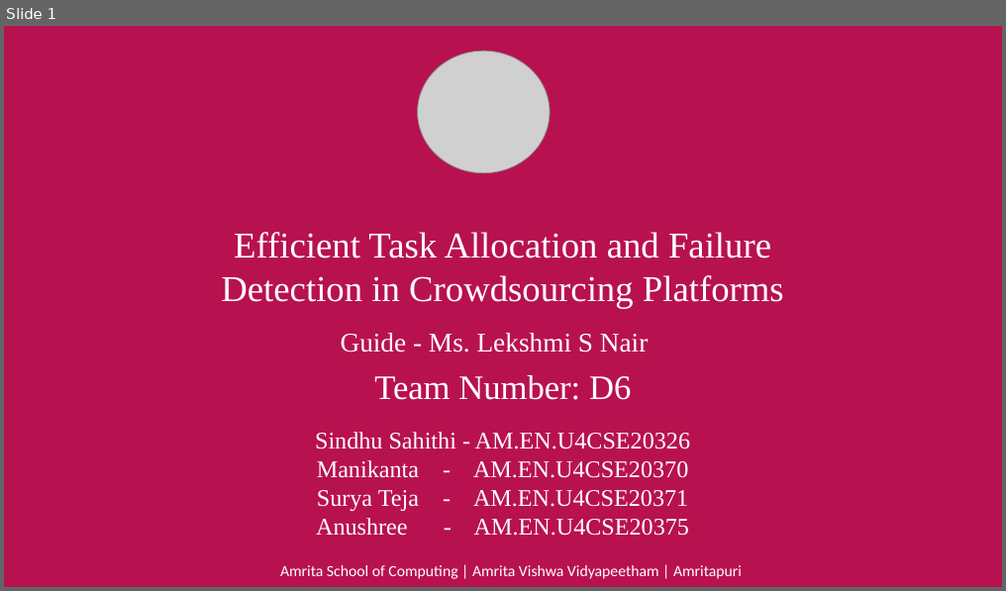
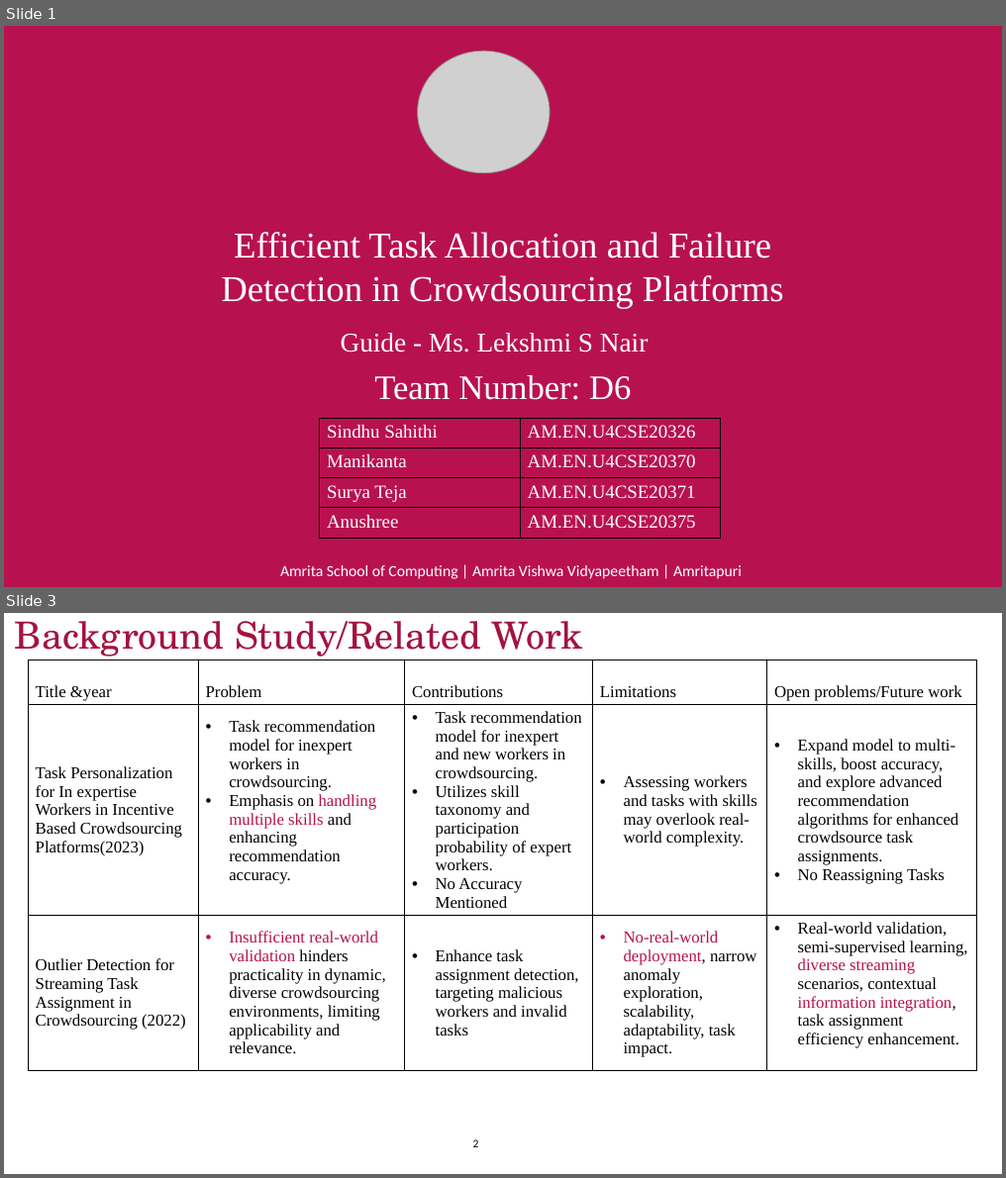
Before and after one commit to manikantathota23/Effective-Task-Allocation-and-Failure-detection, a slide deck: Documentation/First_review_D6.pptx. Shown one above the other, each under a label of ours: slide 1 before the commit, slides 1 and 3 after it; the slides between them are not shown. The pictures are 1006x591 and 1006x1178 pixels, drawn with LibreOffice and Linux fonts; fonts in the diff are those of the drawing; grey boxes stand for pictures; background and template pictures are left out. Boxes give left, top, right and bottom in pixels: in the first picture for what was removed or moved away, otherwise in the second. Text is boxed around its words. In the diff, an @@ line names an element or a change of style, - is before the commit and + after.

```diff
--- a/Documentation/First_review_D6.pptx
+++ b/Documentation/First_review_D6.pptx
@@ slide 3 added at (4, 613, 1002, 1174), background #FFFFFF @@
@@ title added at (15, 621, 583, 657), 36 pt, text #A4123F @@
+Background Study/Related Work
@@ table added at (28, 661, 977, 1102), 3 rows, 5 columns @@
+Title &year | Problem | Contributions | Limitations | Open problems/Future work
+Task Personalization for In expertise Workers in Incentive Based Crowdsourcing Platforms(2023) | Task recommendation model for inexpert workers in crowdsourcing. / Emphasis on handling multiple skills and enhancing recommendation accuracy. | Task recommendation model for inexpert and new workers in crowdsourcing. / Utilizes skill taxonomy and participation probability of expert workers. / No Accuracy Mentioned | Assessing workers and tasks with skills may overlook real-world complexity. | Expand model to multi-skills, boost accuracy, and explore advanced recommendation algorithms for enhanced crowdsource task assignments. / No Reassigning Tasks
+Outlier Detection for Streaming Task Assignment in Crowdsourcing (2022) | Insufficient real-world validation hinders practicality in dynamic, diverse crowdsourcing environments, limiting applicability and relevance. | Enhance task assignment detection, targeting malicious workers and invalid tasks | No-real-world deployment, narrow anomaly exploration, scalability, adaptability, task impact. | Real-world validation, semi-supervised learning, diverse streaming scenarios, contextual information integration, task assignment efficiency enhancement.
@@ text added at (473, 1140, 479, 1148), 11 pt, text #000000 @@
+2
@@ slide 1 changed as well @@
@@ text at (315, 432, 690, 536): paragraphs removed @@
-Sindhu Sahithi - AM.EN.U4CSE20326
-Manikanta - AM.EN.U4CSE20370
-Surya Teja - AM.EN.U4CSE20371
-Anushree - AM.EN.U4CSE20375
@@ table added at (319, 418, 721, 538), 4 rows, 2 columns @@
+Sindhu Sahithi | AM.EN.U4CSE20326
+Manikanta | AM.EN.U4CSE20370
+Surya Teja | AM.EN.U4CSE20371
+Anushree | AM.EN.U4CSE20375
```
Also in this commit, not shown: 4 other slides changed, 14 other slides added, 11 slides removed, 2 other files.
